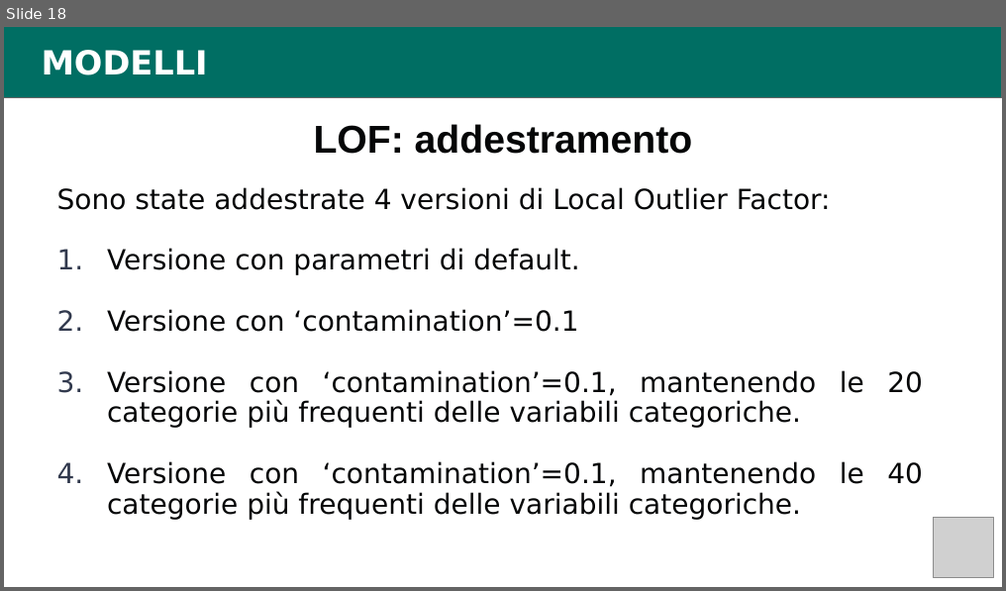
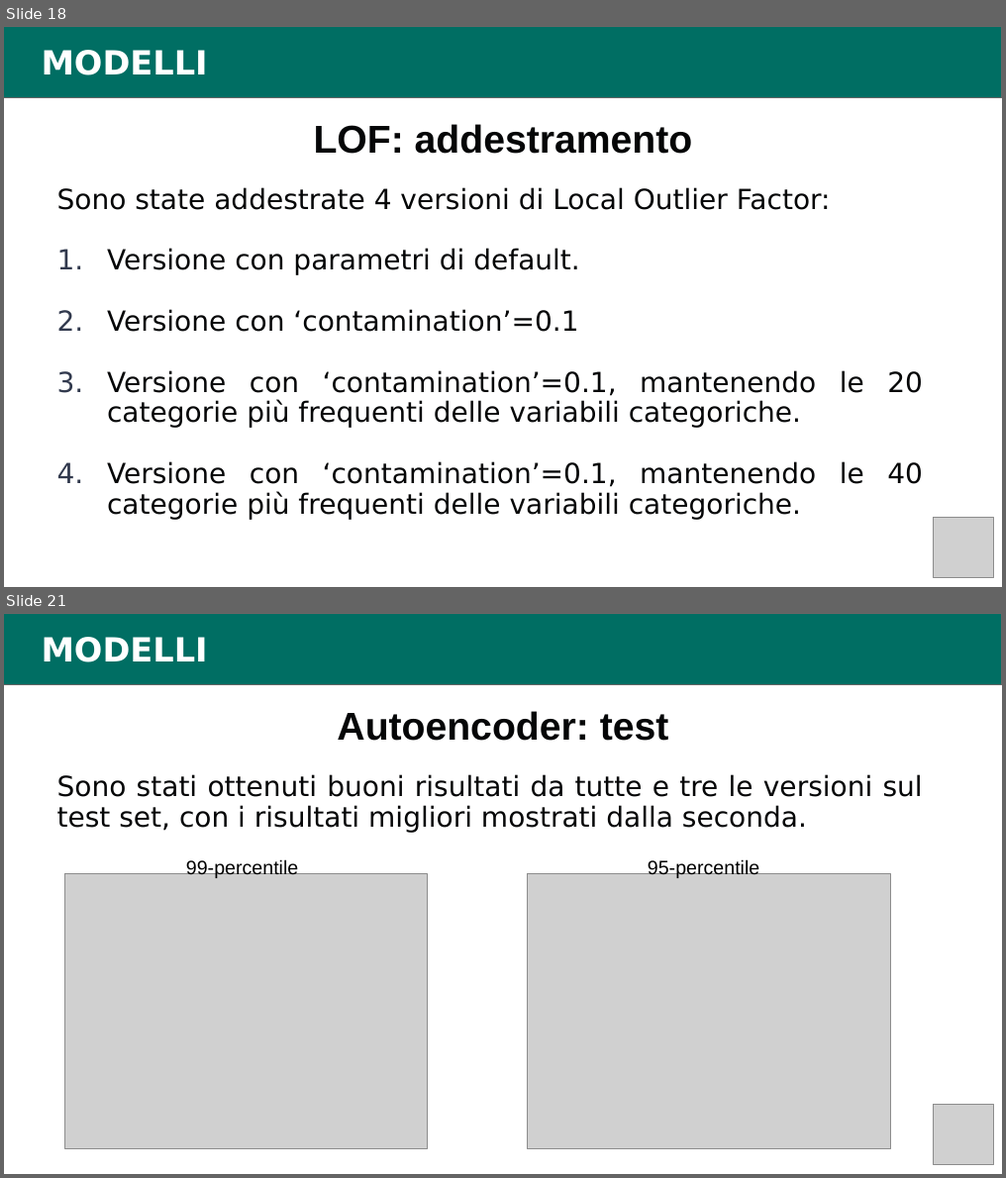
Before and after one commit to tommasomartinelli/Anomaly-Detection-ISCXTor2016, a slide deck: Doc/Presentazione_Intelligent_and_Secure_Network_Martinelli_Tommaso.pptx. Shown one above the other, each under a label of ours: slide 18 before the commit, slides 18 and 21 after it; the slides between them are not shown. The pictures are 1006x591 and 1006x1178 pixels, drawn with LibreOffice and Linux fonts; fonts in the diff are those of the drawing; grey boxes stand for pictures. Boxes give left, top, right and bottom in pixels: in the first picture for what was removed or moved away, otherwise in the second. Text is boxed around its words. In the diff, an @@ line names an element or a change of style, - is before the commit and + after.

```diff
--- a/Doc/Presentazione_Intelligent_and_Secure_Network_Martinelli_Tommaso.pptx
+++ b/Doc/Presentazione_Intelligent_and_Secure_Network_Martinelli_Tommaso.pptx
@@ slide 21 added at bbox=[4, 613, 1002, 1174], background #FFFFFF @@
@@ rectangle added at bbox=[4, 613, 1002, 685], fill #006E63, outline #666666 0.75 pt @@
@@ text added at bbox=[42, 637, 208, 663], 24 pt, text #FFFFFF, bold @@
+MODELLI
@@ text added at bbox=[337, 711, 669, 741], 28 pt, text #050607, bold @@
+Autoencoder: test
@@ text added at bbox=[57, 774, 923, 833], 20 pt, text #050607 @@
+Sono stati ottenuti buoni risultati da tutte e tre le versioni sul test set, con i risultati migliori mostrati dalla seconda.
@@ picture added at bbox=[64, 874, 428, 1150] @@
@@ text added at bbox=[186, 860, 298, 878], 14 pt, text #000000 @@
+99-percentile
@@ picture added at bbox=[527, 874, 890, 1150] @@
@@ text added at bbox=[648, 860, 759, 878], 14 pt, text #000000 @@
+95-percentile
@@ picture added at bbox=[933, 1105, 994, 1165] @@
```
Also in this commit, not shown: 2 slides changed, 5 other slides added.
